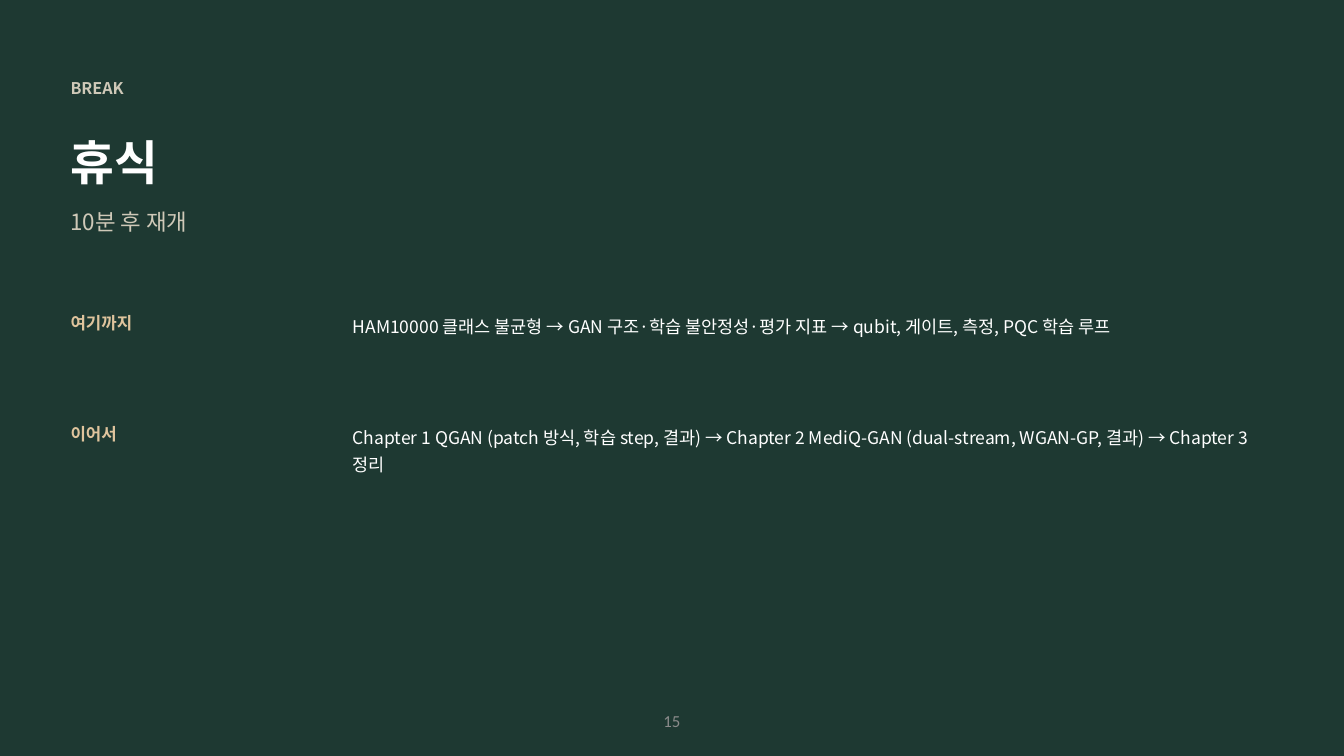
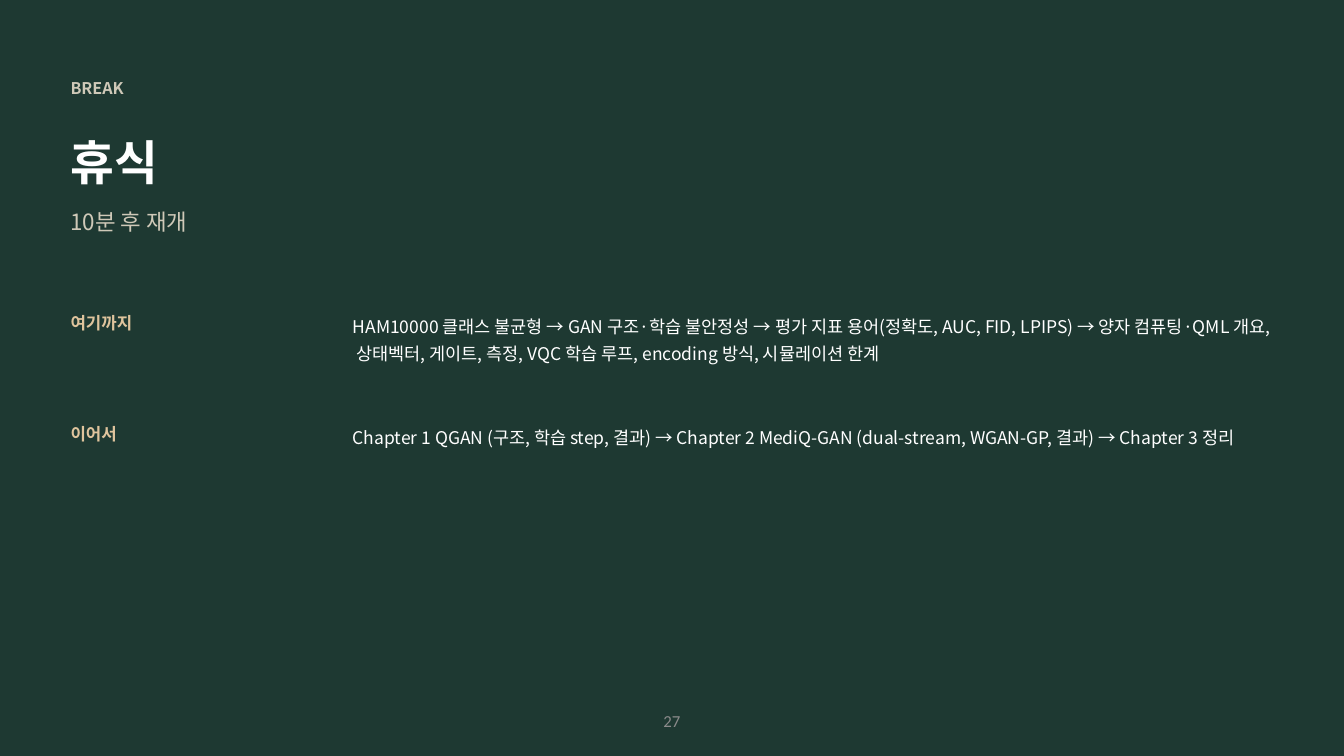
Before and after one commit to hyunhp/skin_disease_qml, a slide deck: slide 27 of practice/day1_slides/day1_theory_slides.pptx (slide 15 before the commit). Drawn at 1344x756 pixels with LibreOffice and Linux fonts; fonts in the diff are those of the drawing. Boxes give left, top, right and bottom in pixels: in the first picture for what was removed or moved away, otherwise in the second. Text is boxed around its words. In the diff, an @@ line names an element or a change of style, - is before the commit and + after.

```diff
--- a/practice/day1_slides/day1_theory_slides.pptx
+++ b/practice/day1_slides/day1_theory_slides.pptx
@@ text at <box>353,318,1270,365</box>: text changed @@
-HAM10000 클래스 불균형 → GAN 구조·학습 불안정성·평가 지표 → qubit, 게이트, 측정, PQC 학습 루프
+HAM10000 클래스 불균형 → GAN 구조·학습 불안정성 → 평가 지표 용어(정확도, AUC, FID, LPIPS) → 양자 컴퓨팅·QML 개요, 상태벡터, 게이트, 측정, VQC 학습 루프, encoding 방식, 시뮬레이션 한계
@@ text at <box>353,429,1234,448</box>: text changed @@
-Chapter 1 QGAN (patch 방식, 학습 step, 결과) → Chapter 2 MediQ-GAN (dual-stream, WGAN-GP, 결과) → Chapter 3 정리
+Chapter 1 QGAN (구조, 학습 step, 결과) → Chapter 2 MediQ-GAN (dual-stream, WGAN-GP, 결과) → Chapter 3 정리
@@ page number at <box>663,716,680,727</box>: text changed @@
-15
+27
```
Also in this commit, not shown: 10 other slides changed, 14 slides added, 34 other files.
